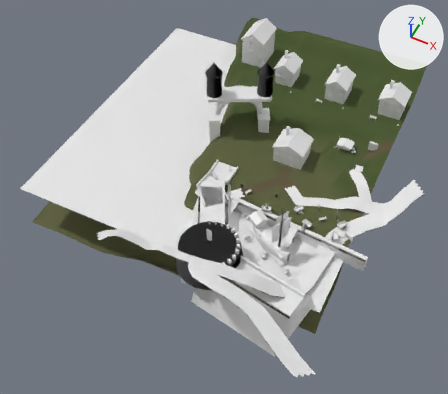
Renders of the glTF model eloria-assets/maps/nymara-regions/westhaven/chunks/00_11/world.glb from each side of a commit.
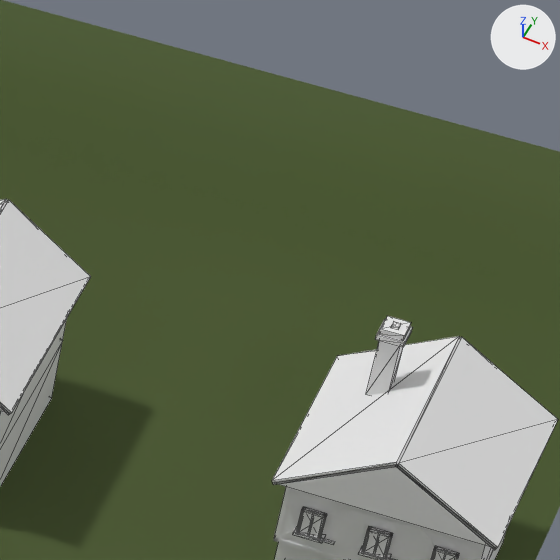
The first picture shows the older version from a 50 mm lens placed at (-58.4, -177.9, 138.0), pointed at (-114.3, -65.9, -2.0). The close-ups show the older and then the newer version on the part from 77% to 92% of the width and 11% to 28% of the height of that picture. Only the edits that show in the close-ups are written down. Lighting does not change. The marker at upper right points along +X, +Y and +Z. The close-ups show mesh edges as thin lines. Where no turn or scale is listed for an object, it has been applied to the vertices.

In view in the first close-up: 'House_lower_1__lime_plaster', 'House_lower_1__rubble_stone', 'House_lower_1__westhaven_pantile', 'House_lower_2__rubble_stone', 'House_lower_2__timber_dark', 'House_lower_2__timber_grey', 'House_lower_2__westhaven_pantile', 'Terrain_westhaven_00_11' and 1 more.
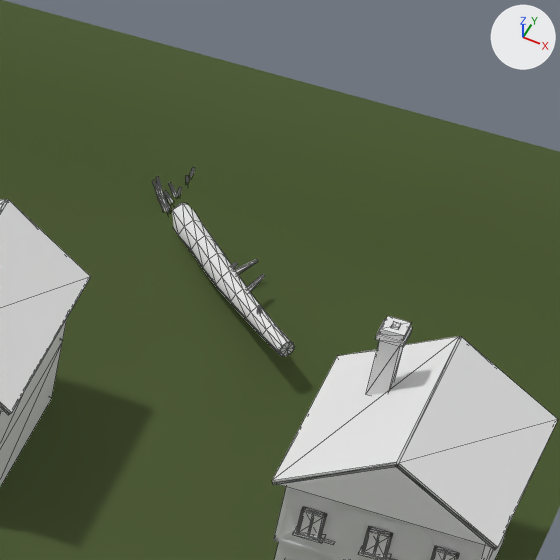
What differs and where, as boxes (x1, y1, x2, y2) in the close-ups (560 x 560 px):
```json
{"object": "WoodlandFloor_0194_FallenLog_0024", "change": "added", "after": [152, 167, 295, 356]}
```

Scene script edits in JSON lines:
```json
{"op": "add", "block": "mat_bark_dark_001", "code": ["mat_bark_dark_001 = principled_material('bark_dark.001')", "mat_bark_dark_001.base_color = (0.8, 0.8, 0.8)  # white #e7e7e7"]}
{"op": "add", "block": "me_fallenlog_2", "code": ["me_fallenlog_2 = bpy.data.meshes.new('FallenLog_2')", "me_fallenlog_2.from_pydata(...)  # 402 vertices, 504 faces; spans x -1.41..6.55, y -6.62..1.25, z -0.06..2.1", "me_fallenlog_2.materials.append(mat_bark_dark_001)  # its picture is missing"]}
{"op": "add", "block": "ob_woodlandfloor_0194_fallenlog_0024", "code": ["ob_woodlandfloor_0194_fallenlog_0024 = bpy.data.objects.new('WoodlandFloor_0194_FallenLog_0024', me_fallenlog_2)", "ob_woodlandfloor_0194_fallenlog_0024.location = (-92.14, -2.55, 10.36)"]}
```
